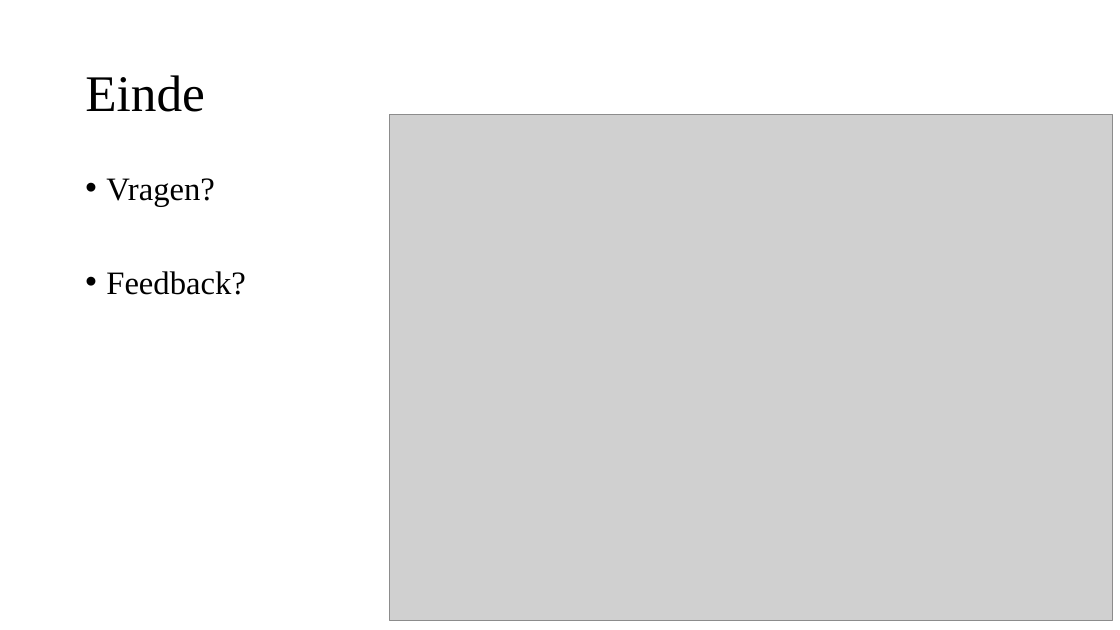
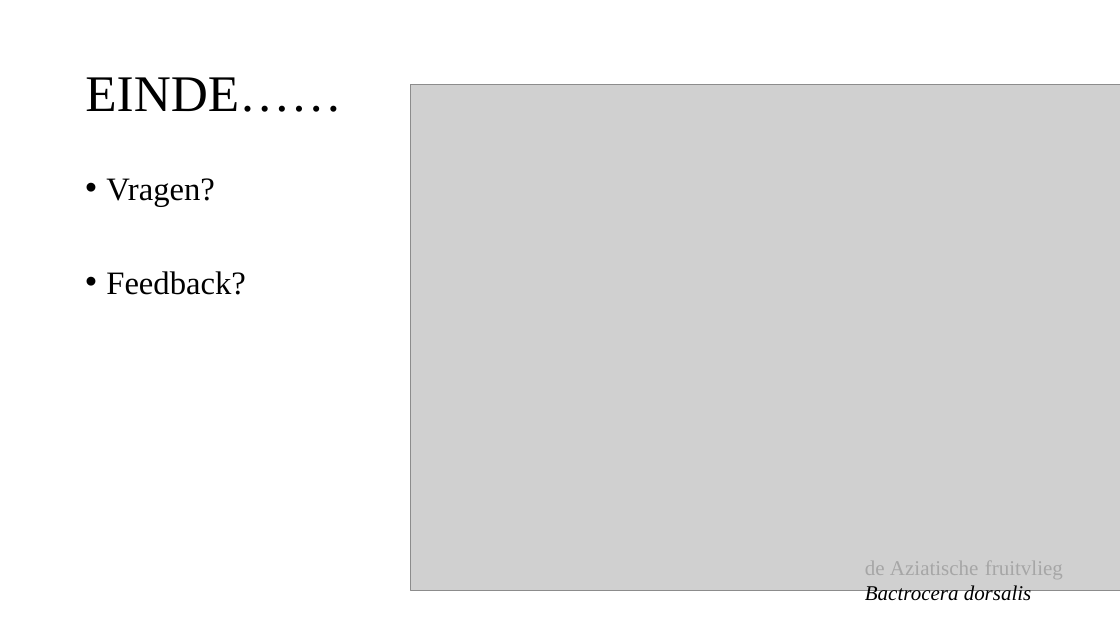
Before and after one commit to Leanderrr/fruitvliegen, a slide deck: slide 11 of verslaglegging en presentaties/Powerpont 1.pptx. Drawn at 1120x630 pixels with LibreOffice and Linux fonts; fonts in the diff are those of the drawing; grey boxes stand for pictures. Boxes give left, top, right and bottom in pixels: in the first picture for what was removed or moved away, otherwise in the second. Text is boxed around its words. In the diff, an @@ line names an element or a change of style, - is before the commit and + after.

```diff
--- a/verslaglegging en presentaties/Powerpont 1.pptx
+++ b/verslaglegging en presentaties/Powerpont 1.pptx
@@ title at bbox=[85, 77, 341, 112]: text changed @@
-Einde
+EINDE……
@@ picture: place and size @@
-picture at bbox=[390, 114, 1113, 620]
+picture at bbox=[411, 85, 1120, 591]
@@ text added at bbox=[865, 561, 1063, 605], 18 pt, text #A6A6A6 @@
+de Aziatische fruitvlieg Bactrocera dorsalis
```
Also in this commit, not shown: 4 other slides changed, 5 slides added, 3 slides removed, 1 other file.
